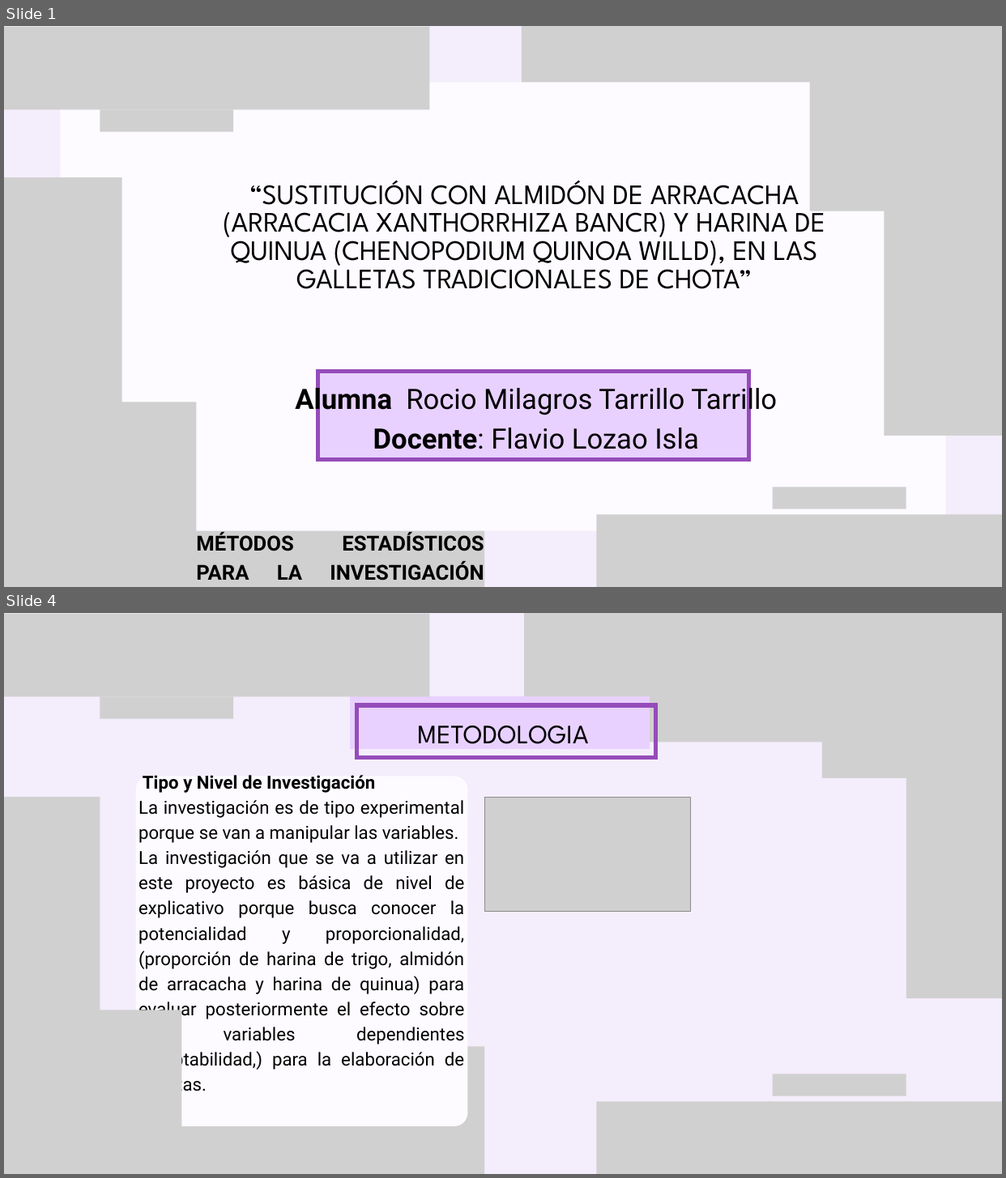
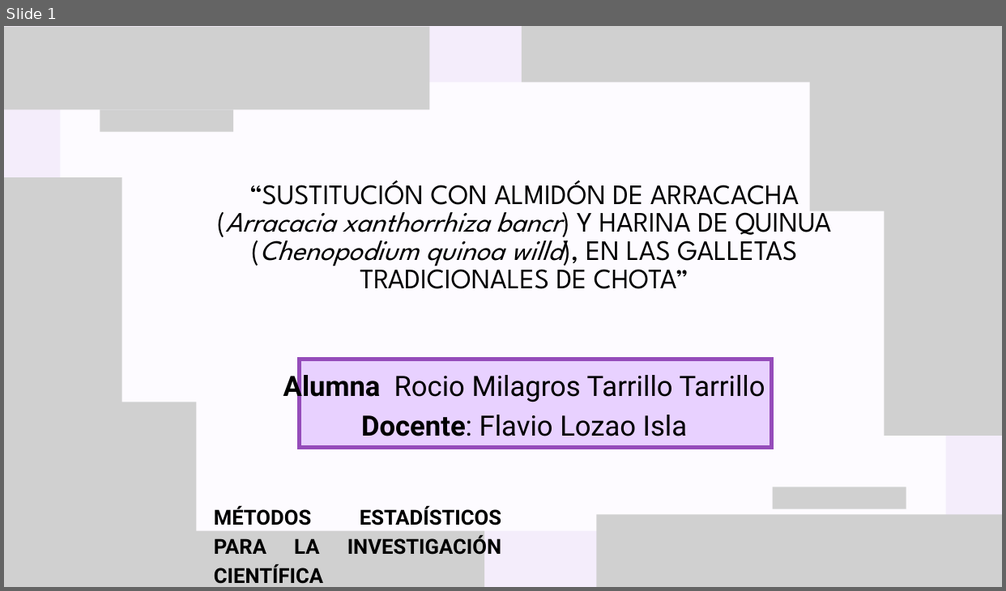
Before and after one commit to Rociom570/Datos-Unidad-II, a slide deck: Tarea II.pptx. Shown one above the other, each under a label of ours: slides 1 and 4 before the commit, slide 1 after it; the slides between them are not shown. The pictures are 1006x1178 and 1006x591 pixels, drawn with LibreOffice and Linux fonts; fonts in the diff are those of the drawing; grey boxes stand for pictures. Boxes give left, top, right and bottom in pixels: in the first picture for what was removed or moved away, otherwise in the second. Text is boxed around its words. In the diff, an @@ line names an element or a change of style, - is before the commit and + after.

```diff
--- a/Tarea II.pptx
+++ b/Tarea II.pptx
@@ slide 4 removed at box(4, 613, 1002, 1174), background #F4EDFB @@
@@ picture removed at box(4, 614, 429, 696) @@
@@ picture removed at box(524, 613, 909, 743) @@
@@ picture removed at box(822, 613, 1002, 778) @@
@@ picture removed at box(100, 696, 233, 719) @@
@@ freeform shape removed at box(351, 696, 649, 749) @@
@@ freeform shape removed at box(357, 705, 655, 758) @@
@@ text removed at box(417, 726, 588, 744) @@
-METODOLOGIA
@@ picture removed at box(906, 757, 1002, 999) @@
@@ freeform shape removed at box(136, 776, 467, 1127) @@
@@ text removed at box(138, 775, 465, 1097) @@
-Tipo y Nivel de Investigación
-La investigación es de tipo experimental porque se van a manipular las variables.
-La investigación que se va a utilizar en este proyecto es básica de nivel de explicativo porque busca conocer la potencialidad y proporcionalidad, (proporción de harina de trigo, almidón de arracacha y harina de quinua) para evaluar posteriormente el efecto sobre las variables dependientes (aceptabilidad,) para la elaboración de galletas.
@@ picture removed at box(4, 797, 100, 1038) @@
@@ picture removed at box(484, 797, 690, 911) @@
@@ picture removed at box(4, 1011, 182, 1174) @@
@@ picture removed at box(100, 1046, 484, 1174) @@
@@ picture removed at box(773, 1074, 906, 1096) @@
@@ picture removed at box(596, 1102, 1002, 1174) @@
@@ slide 1 changed as well @@
@@ text at box(225, 180, 831, 289): text changed @@
-“SUSTITUCIÓN CON ALMIDÓN DE ARRACACHA (ARRACACIA XANTHORRHIZA BANCR) Y HARINA DE QUINUA (CHENOPODIUM QUINOA WILLD), EN LAS GALLETAS TRADICIONALES DE CHOTA”
+“SUSTITUCIÓN CON ALMIDÓN DE ARRACACHA (Arracacia xanthorrhiza bancr) Y HARINA DE QUINUA (Chenopodium quinoa willd), EN LAS GALLETAS TRADICIONALES DE CHOTA”
@@ text "Alumna Rocio Milagros Tarrillo Tarrillo": place and size @@
-text "Alumna Rocio Milagros Tarrillo Tarrillo" at box(295, 384, 777, 450)
+text "Alumna Rocio Milagros Tarrillo Tarrillo" at box(283, 370, 765, 437)
@@ freeform shape: place and size @@
-freeform shape at box(317, 371, 748, 459)
+freeform shape at box(300, 359, 771, 448)
@@ freeform shape: place and size @@
-freeform shape at box(317, 371, 748, 459)
+freeform shape at box(301, 359, 774, 448)
@@ text "MÉTODOS ESTADÍSTICOS PARA LA INVESTIGACIÓN ..." rewrapped from box(196, 532, 484, 581) to box(214, 506, 501, 560) @@
```
Also in this commit, not shown: 5 other slides changed, 6 slides added, 3 other slides removed, 4 other files.
